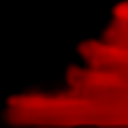
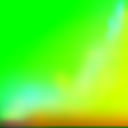
Layer changes from the first 128px x 128px image to the second:
showed "hfNoise" over 0, 0, 128, 128
showed "lfNoise", painted on it over 0, 0, 128, 128
painted on "Density" over 0, 0, 128, 128
